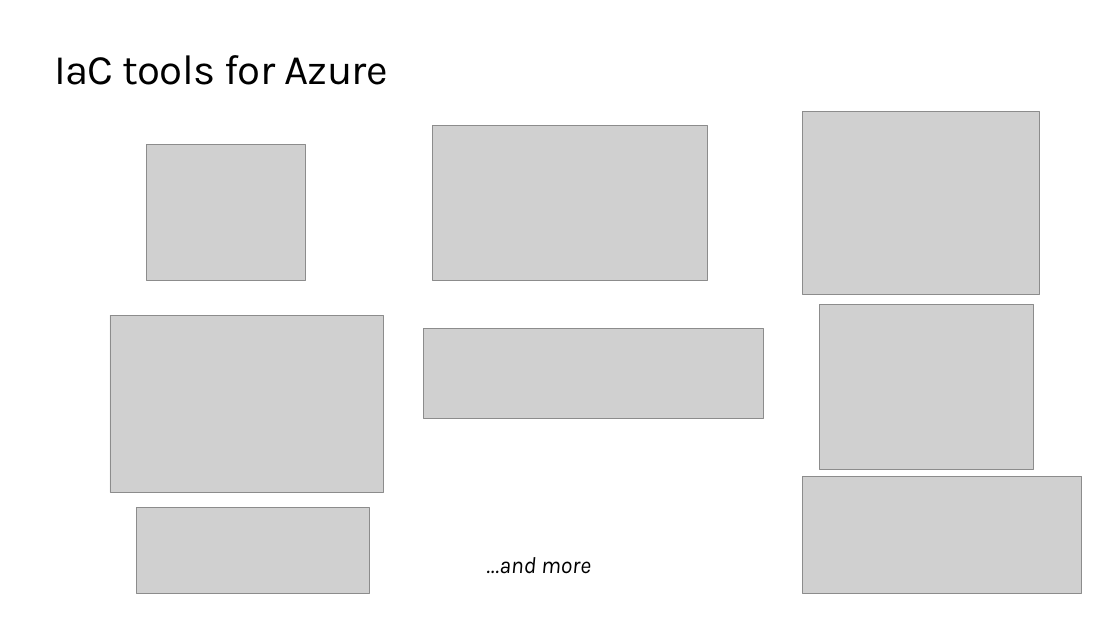
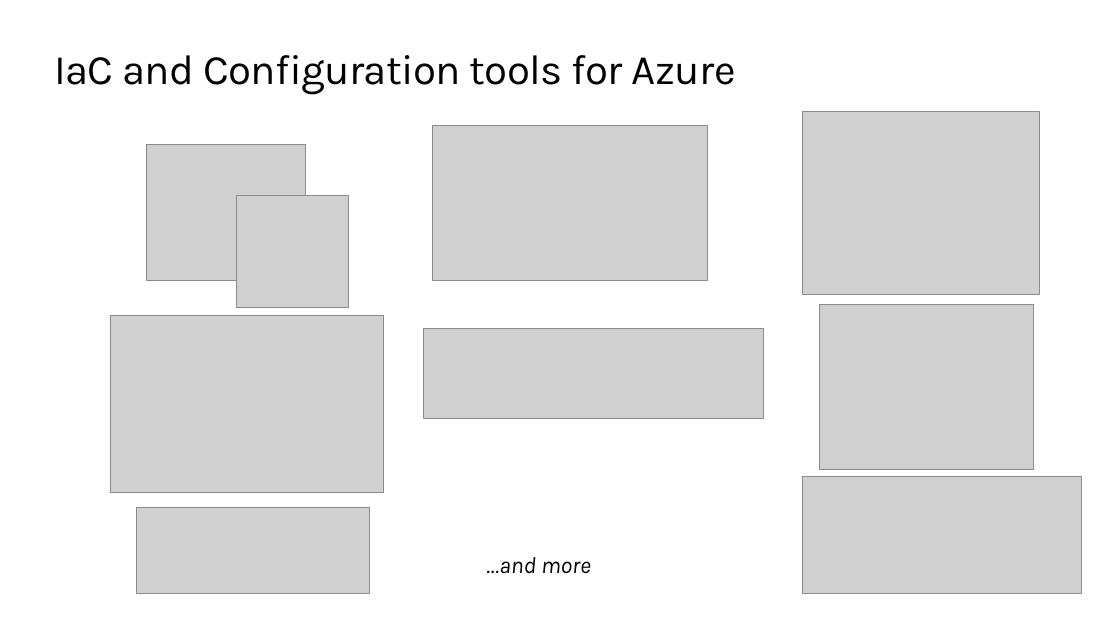
Before and after one commit to TIS-Cloud-Team/TF_Community_workshop, a slide deck: slide 12 of PPTs/01_iac_bigger_picture.pptx. Drawn at 1120x630 pixels with LibreOffice and Linux fonts; fonts in the diff are those of the drawing; grey boxes stand for pictures; background and template pictures are left out. Boxes give left, top, right and bottom in pixels: in the first picture for what was removed or moved away, otherwise in the second. Text is boxed around its words. In the diff, an @@ line names an element or a change of style, - is before the commit and + after.

```diff
--- a/PPTs/01_iac_bigger_picture.pptx
+++ b/PPTs/01_iac_bigger_picture.pptx
@@ title at (x1=54, y1=55, x2=736, y2=95): text changed @@
-IaC tools for Azure
+IaC and Configuration tools for Azure
@@ picture added at (x1=236, y1=196, x2=348, y2=308) @@
```
Also in this commit, not shown: 1 other slide changed, 7 other files.
